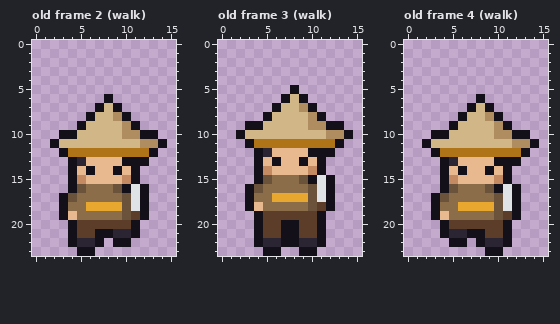
Edited in one commit: pixel-art file (art/bodies/unorthodox.aseprite). The first picture shows the starting point.
16x24 pixels, 5 frames. Shown: old frame 2 (walk), old frame 3 (walk), old frame 4 (walk). The commit also changed other frames, which this record leaves out.
Now the later version:
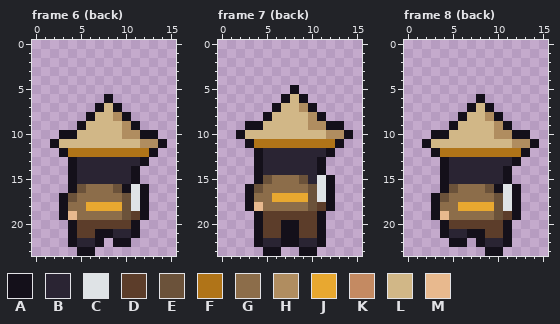
Palette (. is transparent): A #14101a  B #2a2433  C #dfe3e6  D #5c3d2a  E #6b523a  F #b07418  G #8c6d4a  H #b08d60  J #e8a830  K #c48a62  L #d1b787  M #e8b98e
A new or re-ordered frame is compared with the old frame closest to it.
Changes in this commit:
frames 5 -> 22
Frame 6 (back) is new; against old frame 2 (walk):
y 13: x 6..11 MMMMAA -> BBBBBB
y 14: x 5..10 MAMMAM -> BBBBBB
y 15: x 5..10 KMMMMK -> BBBBBB
Frame 7 (back) is new; against old frame 3 (walk):
y 12: x 6..11 MMMMAA -> BBBBBB
y 13: x 5..10 MAMMAM -> BBBBBB
y 14: x 5..10 KMMMMK -> BBBBBB
y 15: x 10 A -> B
Frame 8 (back) is new; against old frame 4 (walk): the same change as frame 6 (back)
Where, in picture pixels (left, top, right, bottom), the same in both pictures:
changed: (77, 157, 140, 184)
changed: (263, 148, 326, 184)
changed: (449, 157, 512, 184)
